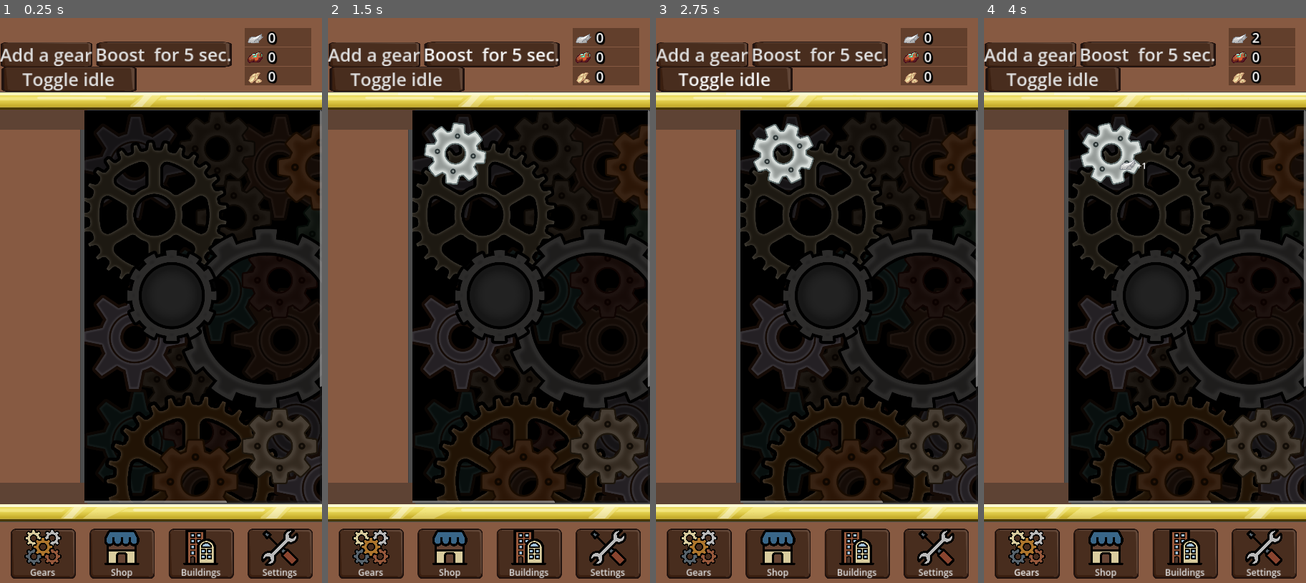
Above: before the commit, frames 1-4 (left to right).
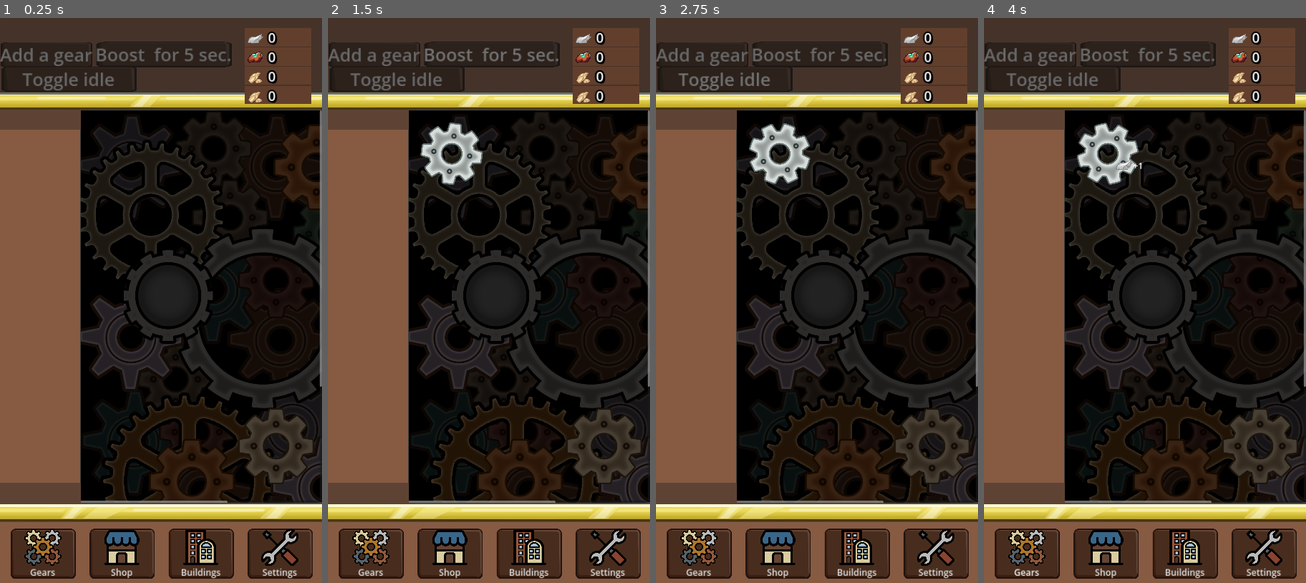
Above: after the commit, the same moments.

Repository: IIS-Mobile/PGiAnUP_zima_2024_stacjonarne_Catblast_Studio
Game: Godot game, scene res://scenes/main.tscn
The game is run twice, just before and just after one commit, with the same random seed, the same clock (stepped at 60 frames per second) and the same inputs.
Inputs (mouse positions are in pixels of both pictures, inside the frame that each line leads up to; where the layout moved, square brackets give the same spot in the first picture):
- Up to frame 1 (0.25 s): no input
- Up to frame 2 (1.5 s): click "Add a gear" at 0.5 s; click "Boost for 5 sec." at 1.25 s
- Up to frame 3 (2.75 s): click "Toggle idle" at 2 s
- Up to frame 4 (4 s): click (1260, 385) [1264, 385] at 2.75 s; click "Gears" at 3.5 s

The runs differ from the first frame. In frame 1, 19% of the frame differs, in the area x 0-100%, y 0-86%; in frame 2, 20%; in frame 3, 20%; in frame 4, 20%.
Error after the commit: Invalid access to property or key 'text' on a base object of type 'null instance'. (res://scenes/main.gd:15)

Commit message:
First Steps

Diff:
--- a/scenes/main.tscn
+++ b/scenes/main.tscn
@@ -21,6 +21,214 @@
 
 [node name="UI" type="CanvasLayer" parent="."]
 
+[node name="ColorRect2" type="Panel" parent="UI"]
+z_index = 10
+anchors_preset = 10
+anchor_right = 1.0
+offset_bottom = 257.0
+grow_horizontal = 2
+size_flags_horizontal = 3
+
+[node name="ResourceTop1" type="ColorRect" parent="UI/ColorRect2"]
+layout_mode = 1
+anchors_preset = 15
+anchor_right = 1.0
+anchor_bottom = 1.0
+offset_left = 822.0
+offset_top = 34.0
+offset_right = -37.0
+offset_bottom = -162.0
+grow_horizontal = 2
+grow_vertical = 2
+color = Color(0.384792, 0.247918, 0.17197, 1)
+
+[node name="Label_resource2" type="Label" parent="UI/ColorRect2/ResourceTop1"]
+z_index = 9
+layout_mode = 1
+anchors_preset = -1
+anchor_right = 0.995611
+anchor_bottom = 1.0
+offset_left = 77.0
+offset_top = -1.0
+offset_right = -0.030014
+offset_bottom = 1.0
+grow_horizontal = 2
+theme_override_colors/font_color = Color(1, 1, 1, 1)
+theme_override_colors/font_shadow_color = Color(0, 0, 0, 1)
+theme_override_colors/font_outline_color = Color(0, 0, 0, 1)
+theme_override_constants/shadow_offset_x = 5
+theme_override_constants/shadow_offset_y = 5
+theme_override_constants/outline_size = 20
+theme_override_constants/shadow_outline_size = 5
+theme_override_font_sizes/font_size = 45
+text = "0"
+metadata/_edit_use_anchors_ = true
+
+[node name="Sprite2D" type="Sprite2D" parent="UI/ColorRect2/ResourceTop1"]
+position = Vector2(33.5, 33.65)
+scale = Vector2(0.134, 0.134)
+texture = ExtResource("3_bdyte")
+
+[node name="ResourceTop2" type="ColorRect" parent="UI/ColorRect2"]
+layout_mode = 1
+anchors_preset = 15
+anchor_right = 1.0
+anchor_bottom = 1.0
+offset_left = 822.0
+offset_top = 99.0
+offset_right = -37.0
+offset_bottom = -97.0
+grow_horizontal = 2
+grow_vertical = 2
+color = Color(0.384792, 0.247918, 0.17197, 1)
+
+[node name="Label_resource2" type="Label" parent="UI/ColorRect2/ResourceTop2"]
+z_index = 9
+layout_mode = 1
+anchors_preset = -1
+anchor_right = 0.995611
+anchor_bottom = 1.0
+offset_left = 77.0
+offset_top = -1.0
+offset_right = -0.030014
+offset_bottom = 1.0
+grow_horizontal = 2
+theme_override_colors/font_color = Color(1, 1, 1, 1)
+theme_override_colors/font_shadow_color = Color(0, 0, 0, 1)
+theme_override_colors/font_outline_color = Color(0, 0, 0, 1)
+theme_override_constants/shadow_offset_x = 5
+theme_override_constants/shadow_offset_y = 5
+theme_override_constants/outline_size = 20
+theme_override_constants/shadow_outline_size = 5
+theme_override_font_sizes/font_size = 45
+text = "0"
+metadata/_edit_use_anchors_ = true
+
+[node name="Sprite2D" type="Sprite2D" parent="UI/ColorRect2/ResourceTop2"]
+position = Vector2(33.5, 33.65)
+scale = Vector2(0.134, 0.134)
+texture = ExtResource("4_d84fd")
+
+[node name="ResourceTop3" type="ColorRect" parent="UI/ColorRect2"]
+layout_mode = 1
+anchors_preset = 15
+anchor_right = 1.0
+anchor_bottom = 1.0
+offset_left = 822.0
+offset_top = 164.0
+offset_right = -37.0
+offset_bottom = -33.0
+grow_horizontal = 2
+grow_vertical = 2
+color = Color(0.384792, 0.247918, 0.17197, 1)
+
+[node name="Label_resource1" type="Label" parent="UI/ColorRect2/ResourceTop3"]
+z_index = 9
+layout_mode = 1
+anchors_preset = -1
+anchor_right = 0.995611
+anchor_bottom = 1.0
+offset_left = 77.0
+offset_top = -1.0
+offset_right = -0.030014
+offset_bottom = 1.0
+grow_horizontal = 2
+theme_override_colors/font_color = Color(1, 1, 1, 1)
+theme_override_colors/font_shadow_color = Color(0, 0, 0, 1)
+theme_override_colors/font_outline_color = Color(0, 0, 0, 1)
+theme_override_constants/shadow_offset_x = 5
+theme_override_constants/shadow_offset_y = 5
+theme_override_constants/outline_size = 20
+theme_override_constants/shadow_outline_size = 5
+theme_override_font_sizes/font_size = 45
+text = "0"
+metadata/_edit_use_anchors_ = true
+
+[node name="Sprite2D" type="Sprite2D" parent="UI/ColorRect2/ResourceTop3"]
+position = Vector2(34, 34)
+scale = Vector2(0.134, 0.134)
+texture = ExtResource("5_gw5py")
+
+[node name="ResourceTop4" type="ColorRect" parent="UI/ColorRect2"]
+layout_mode = 1
+anchors_preset = 15
+anchor_right = 1.0
+anchor_bottom = 1.0
+offset_left = 822.0
+offset_top = 164.0
+offset_right = -37.0
+offset_bottom = -33.0
+grow_horizontal = 2
+grow_vertical = 2
+color = Color(0.384792, 0.247918, 0.17197, 1)
+
+[node name="Label_resource1" type="Label" parent="UI/ColorRect2/ResourceTop4"]
+z_index = 9
+layout_mode = 1
+anchors_preset = -1
+anchor_right = 0.995611
+anchor_bottom = 1.0
+offset_left = 77.0
+offset_top = -1.0
+offset_right = -0.030014
+offset_bottom = 1.0
+grow_horizontal = 2
+theme_override_colors/font_color = Color(1, 1, 1, 1)
+theme_override_colors/font_shadow_color = Color(0, 0, 0, 1)
+theme_override_colors/font_outline_color = Color(0, 0, 0, 1)
+theme_override_constants/shadow_offset_x = 5
+theme_override_constants/shadow_offset_y = 5
+theme_override_constants/outline_size = 20
+theme_override_constants/shadow_outline_size = 5
+theme_override_font_sizes/font_size = 45
+text = "0"
+metadata/_edit_use_anchors_ = true
+
+[node name="Sprite2D" type="Sprite2D" parent="UI/ColorRect2/ResourceTop4"]
+position = Vector2(34, 34)
+scale = Vector2(0.134, 0.134)
+texture = ExtResource("5_gw5py")
+
+[node name="ResourceTop5" type="ColorRect" parent="UI/ColorRect2"]
+layout_mode = 1
+anchors_preset = 15
+anchor_right = 1.0
+anchor_bottom = 1.0
+offset_left = 822.0
+offset_top = 229.0
+offset_right = -37.0
+offset_bottom = 32.0
+grow_horizontal = 2
+grow_vertical = 2
+color = Color(0.384792, 0.247918, 0.17197, 1)
+
+[node name="Label_resource1" type="Label" parent="UI/ColorRect2/ResourceTop5"]
+z_index = 9
+layout_mode = 1
+anchors_preset = -1
+anchor_right = 0.995611
+anchor_bottom = 1.0
+offset_left = 77.0
+offset_top = -1.0
+offset_right = -0.030014
+offset_bottom = 1.0
+grow_horizontal = 2
+theme_override_colors/font_color = Color(1, 1, 1, 1)
+theme_override_colors/font_shadow_color = Color(0, 0, 0, 1)
+theme_override_colors/font_outline_color = Color(0, 0, 0, 1)
+theme_override_constants/shadow_offset_x = 5
+theme_override_constants/shadow_offset_y = 5
+theme_override_constants/outline_size = 20
+theme_override_constants/shadow_outline_size = 5
+theme_override_font_sizes/font_size = 45
+text = "0"
+metadata/_edit_use_anchors_ = true
+
+[node name="Sprite2D" type="Sprite2D" parent="UI/ColorRect2/ResourceTop5"]
+position = Vector2(34, 34)
+scale = Vector2(0.134, 0.134)
+texture = ExtResource("5_gw5py")
+
 [node name="VBoxContainer" type="VBoxContainer" parent="UI"]
 anchors_preset = 15
 anchor_right = 1.0
@@ -76,7 +284,7 @@
 theme_override_font_sizes/font_size = 60
 text = "Toggle idle"
 
-[node name="Resource1" type="ColorRect" parent="UI/VBoxContainer/ColorRect"]
+[node name="ResourceTop1" type="ColorRect" parent="UI/VBoxContainer/ColorRect"]
 layout_mode = 1
 anchors_preset = 15
 anchor_right = 1.0
@@ -89,34 +297,34 @@
 grow_vertical = 2
 color = Color(0.384792, 0.247918, 0.17197, 1)
 
-[node name="Label_resource2" type="Label" parent="UI/VBoxContainer/ColorRect/Resource1"]
-z_index = 9
-layout_mode = 1
-anchors_preset = -1
-anchor_right = 0.995611
-anchor_bottom = 1.0
-offset_left = 77.0
-offset_top = -1.0
-offset_right = -0.030014
-offset_bottom = 1.0
-grow_horizontal = 2
-theme_override_colors/font_color = Color(1, 1, 1, 1)
-theme_override_colors/font_shadow_color = Color(0, 0, 0, 1)
-theme_override_colors/font_outline_color = Color(0, 0, 0, 1)
-theme_override_constants/shadow_offset_x = 5
-theme_override_constants/shadow_offset_y = 5
-theme_override_constants/outline_size = 20
-theme_override_constants/shadow_outline_size = 5
-theme_override_font_sizes/font_size = 45
-text = "0"
-metadata/_edit_use_anchors_ = true
-
-[node name="Sprite2D" type="Sprite2D" parent="UI/VBoxContainer/ColorRect/Resource1"]
+[node name="Label_resource2" type="Label" parent="UI/VBoxContainer/ColorRect/ResourceTop1"]
+z_index = 9
+layout_mode = 1
+anchors_preset = -1
+anchor_right = 0.995611
+anchor_bottom = 1.0
+offset_left = 77.0
+offset_top = -1.0
+offset_right = -0.030014
+offset_bottom = 1.0
+grow_horizontal = 2
+theme_override_colors/font_color = Color(1, 1, 1, 1)
+theme_override_colors/font_shadow_color = Color(0, 0, 0, 1)
+theme_override_colors/font_outline_color = Color(0, 0, 0, 1)
+theme_override_constants/shadow_offset_x = 5
+theme_override_constants/shadow_offset_y = 5
+theme_override_constants/outline_size = 20
+theme_override_constants/shadow_outline_size = 5
+theme_override_font_sizes/font_size = 45
+text = "0"
+metadata/_edit_use_anchors_ = true
+
+[node name="Sprite2D" type="Sprite2D" parent="UI/VBoxContainer/ColorRect/ResourceTop1"]
 position = Vector2(33.5, 33.65)
 scale = Vector2(0.134, 0.134)
 texture = ExtResource("3_bdyte")
 
-[node name="Resource2" type="ColorRect" parent="UI/VBoxContainer/ColorRect"]
+[node name="ResourceTop2" type="ColorRect" parent="UI/VBoxContainer/ColorRect"]
 layout_mode = 1
 anchors_preset = 15
 anchor_right = 1.0
@@ -129,69 +337,69 @@
 grow_vertical = 2
 color = Color(0.384792, 0.247918, 0.17197, 1)
 
-[node name="Label_resource2" type="Label" parent="UI/VBoxContainer/ColorRect/Resource2"]
-z_index = 9
-layout_mode = 1
-anchors_preset = -1
-anchor_right = 0.995611
-anchor_bottom = 1.0
-offset_left = 77.0
-offset_top = -1.0
-offset_right = -0.030014
-offset_bottom = 1.0
-grow_horizontal = 2
-theme_override_colors/font_color = Color(1, 1, 1, 1)
-theme_override_colors/font_shadow_color = Color(0, 0, 0, 1)
-theme_override_colors/font_outline_color = Color(0, 0, 0, 1)
-theme_override_constants/shadow_offset_x = 5
-theme_override_constants/shadow_offset_y = 5
-theme_override_constants/outline_size = 20
-theme_override_constants/shadow_outline_size = 5
-theme_override_font_sizes/font_size = 45
-text = "0"
-metadata/_edit_use_anchors_ = true
-
-[node name="Sprite2D" type="Sprite2D" parent="UI/VBoxContainer/ColorRect/Resource2"]
+[node name="Label_resource2" type="Label" parent="UI/VBoxContainer/ColorRect/ResourceTop2"]
+z_index = 9
+layout_mode = 1
+anchors_preset = -1
+anchor_right = 0.995611
+anchor_bottom = 1.0
+offset_left = 77.0
+offset_top = -1.0
+offset_right = -0.030014
+offset_bottom = 1.0
+grow_horizontal = 2
+theme_override_colors/font_color = Color(1, 1, 1, 1)
+theme_override_colors/font_shadow_color = Color(0, 0, 0, 1)
+theme_override_colors/font_outline_color = Color(0, 0, 0, 1)
+theme_override_constants/shadow_offset_x = 5
+theme_override_constants/shadow_offset_y = 5
+theme_override_constants/outline_size = 20
+theme_override_constants/shadow_outline_size = 5
+theme_override_font_sizes/font_size = 45
+text = "0"
+metadata/_edit_use_anchors_ = true
+
+[node name="Sprite2D" type="Sprite2D" parent="UI/VBoxContainer/ColorRect/ResourceTop2"]
 position = Vector2(33.5, 33.65)
 scale = Vector2(0.134, 0.134)
 texture = ExtResource("4_d84fd")
 
-[node name="Resource3" type="ColorRect" parent="UI/VBoxContainer/ColorRect"]
-layout_mode = 1
-anchors_preset = 15
-anchor_right = 1.0
-anchor_bottom = 1.0
-offset_left = 822.0
-offset_top = 164.15
-offset_right = -37.0
-offset_bottom = -21.0
-grow_horizontal = 2
-grow_vertical = 2
-color = Color(0.384792, 0.247918, 0.17197, 1)
-
-[node name="Label_resource1" type="Label" parent="UI/VBoxContainer/ColorRect/Resource3"]
-z_index = 9
-layout_mode = 1
-anchors_preset = -1
-anchor_right = 0.995611
-anchor_bottom = 1.0
-offset_left = 77.0
-offset_top = -1.0
-offset_right = -0.030014
-offset_bottom = 1.0
-grow_horizontal = 2
-theme_override_colors/font_color = Color(1, 1, 1, 1)
-theme_override_colors/font_shadow_color = Color(0, 0, 0, 1)
-theme_override_colors/font_outline_color = Color(0, 0, 0, 1)
-theme_override_constants/shadow_offset_x = 5
-theme_override_constants/shadow_offset_y = 5
-theme_override_constants/outline_size = 20
-theme_override_constants/shadow_outline_size = 5
-theme_override_font_sizes/font_size = 45
-text = "0"
-metadata/_edit_use_anchors_ = true
-
-[node name="Sprite2D" type="Sprite2D" parent="UI/VBoxContainer/ColorRect/Resource3"]
+[node name="ResourceTop3" type="ColorRect" parent="UI/VBoxContainer/ColorRect"]
+layout_mode = 1
+anchors_preset = 15
+anchor_right = 1.0
+anchor_bottom = 1.0
+offset_left = 822.0
+offset_top = 164.0
+offset_right = -37.0
+offset_bottom = -22.15
+grow_horizontal = 2
+grow_vertical = 2
+color = Color(0.384792, 0.247918, 0.17197, 1)
+
+[node name="Label_resource1" type="Label" parent="UI/VBoxContainer/ColorRect/ResourceTop3"]
+z_index = 9
+layout_mode = 1
+anchors_preset = -1
+anchor_right = 0.995611
+anchor_bottom = 1.0
+offset_left = 77.0
+offset_top = -1.0
+offset_right = -0.030014
+offset_bottom = 1.0
+grow_horizontal = 2
+theme_override_colors/font_color = Color(1, 1, 1, 1)
+theme_override_colors/font_shadow_color = Color(0, 0, 0, 1)
+theme_override_colors/font_outline_color = Color(0, 0, 0, 1)
+theme_override_constants/shadow_offset_x = 5
+theme_override_constants/shadow_offset_y = 5
+theme_override_constants/outline_size = 20
+theme_override_constants/shadow_outline_size = 5
+theme_override_font_sizes/font_size = 45
+text = "0"
+metadata/_edit_use_anchors_ = true
+
+[node name="Sprite2D" type="Sprite2D" parent="UI/VBoxContainer/ColorRect/ResourceTop3"]
 position = Vector2(34, 34)
 scale = Vector2(0.134, 0.134)
 texture = ExtResource("5_gw5py")
@@ -214,6 +422,7 @@
 
 [node name="GearsView" parent="UI/VBoxContainer/CurrentView" instance=ExtResource("7_y268q")]
 layout_mode = 2
+dragger_visibility = 2
 
 [node name="GoldenBarDown" type="TextureRect" parent="UI/VBoxContainer"]
 z_index = 7
